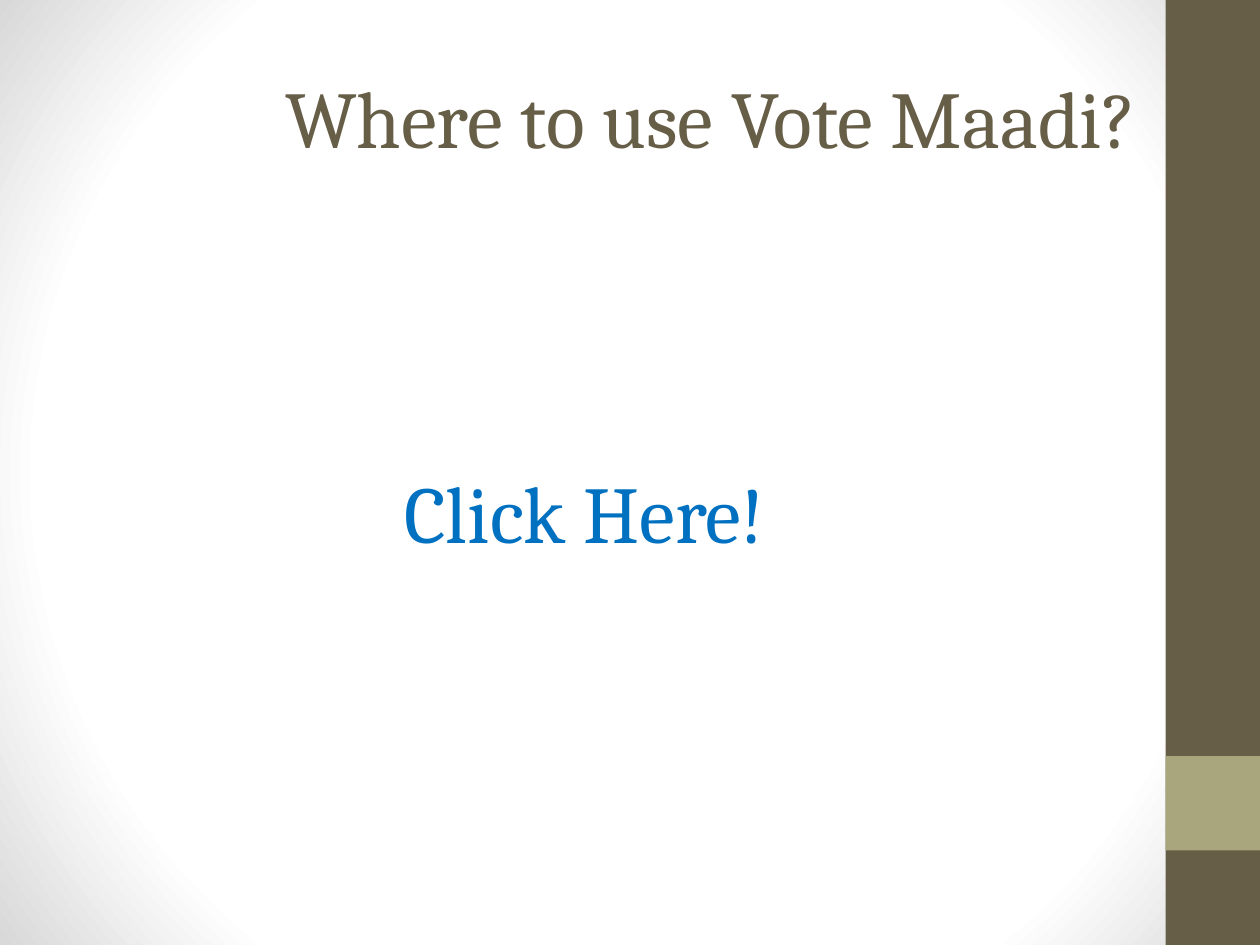
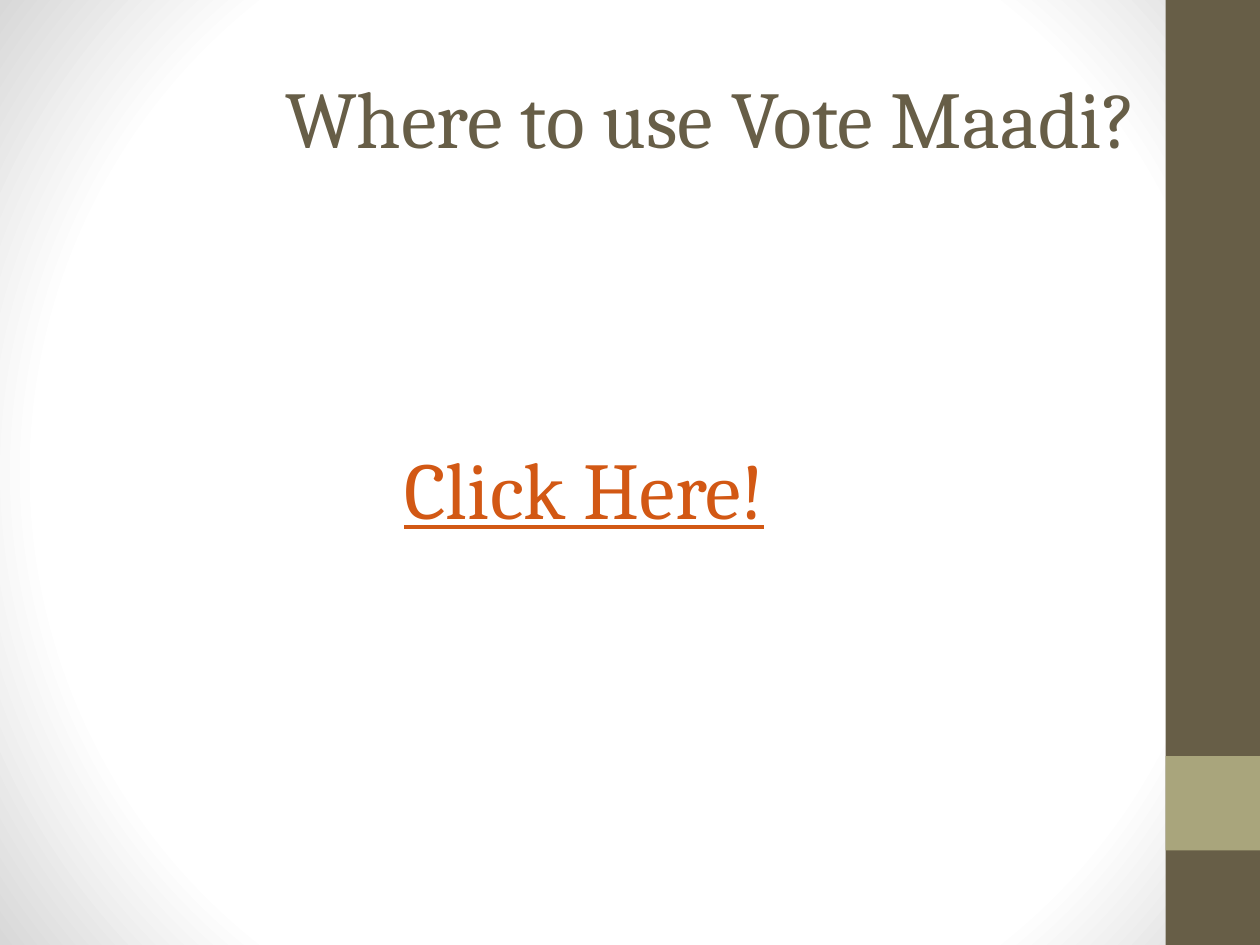
Before and after one commit to harikrishnanv1311/WebFrameworks, a slide deck: slide 3 of WebFrameworks.pptx. Drawn at 1260x945 pixels with LibreOffice and Linux fonts; fonts in the diff are those of the drawing; background and template pictures are left out. Boxes give left, top, right and bottom in pixels: in the first picture for what was removed or moved away, otherwise in the second. Text is boxed around its words. In the diff, an @@ line names an element or a change of style, - is before the commit and + after.

```diff
--- a/WebFrameworks.pptx
+++ b/WebFrameworks.pptx
@@ text "Click Here!" moved from (x1=404, y1=487, x2=765, y2=544) to (x1=404, y1=463, x2=765, y2=529) @@
@@ text "Click Here!" at (x1=404, y1=463, x2=765, y2=529): text colour #0070C0 to #D25814, underline on @@
```
Also in this commit, not shown: 1 other slide changed.
